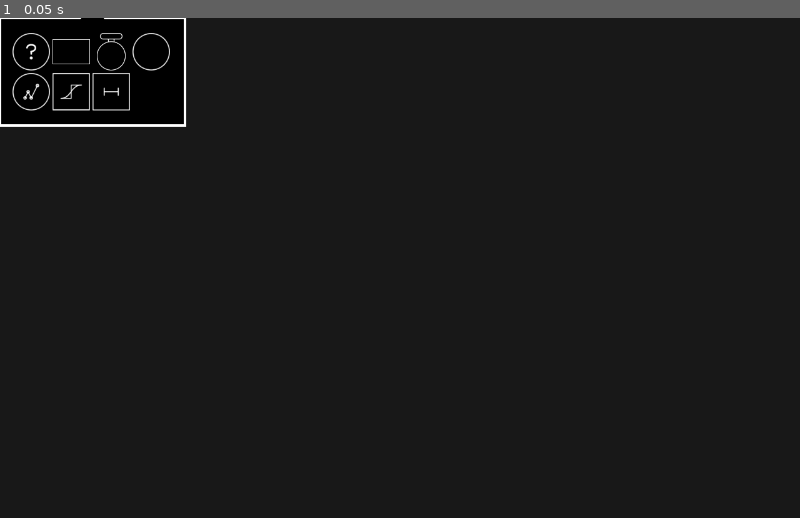
Above: before the commit, frame 1.
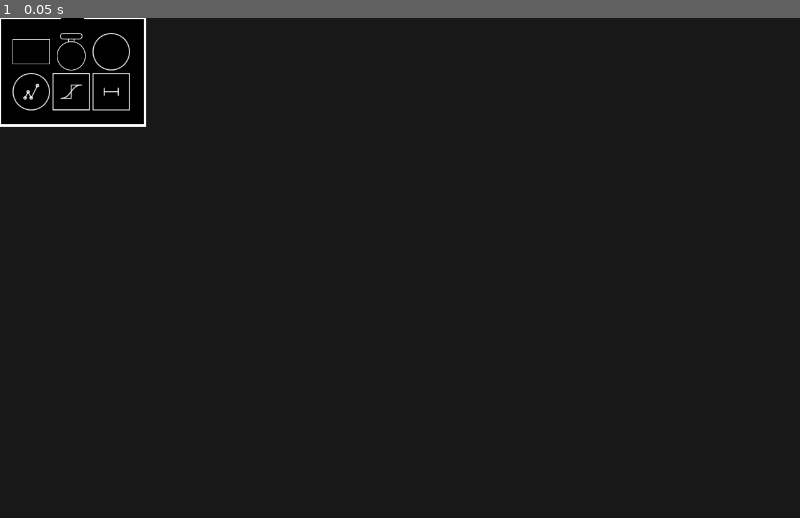
Above: after the commit, the same moment.

Repository: radomirbosak/poietic-playground
Game: Godot game, scene res://gui/object_palette.tscn
Two runs of this game, one before a commit and one after it. Both use one fixed random seed, a clock stepped at 60 frames per second and the inputs below. This scene is started directly instead of the project's main scene.
Inputs:
- Up to frame 1 (0.05 s): no input

The runs differ from the first frame. In frame 1, 0.5% of the frame differs, in the area x 1-24%, y 0-22%.

Commit message:
Created Metamodel global
- moved pictogram loading and query to the metamodel

Diff:
--- a/diagram/diagram_canvas.gd
+++ b/diagram/diagram_canvas.gd
@@ -131,7 +131,7 @@
 
 	# 2. Update all nodes that are in the graph
 	for object in design.all_nodes():
-		var node = existing.get(object.object_id)
+		var node: DiagramNode = existing.get(object.object_id)
 		if node != null:
 			node.update_from(object)
 			existing.erase(object.object_id)
--- a/diagram/diagram_node.gd
+++ b/diagram/diagram_node.gd
@@ -138,9 +138,9 @@
 		add_child(image)
 
 
-	var pinfo = Pictogram.get_pictogram(type_name)
-	image.texture = ImageTexture.create_from_image(pinfo.get_image())
-	shape = pinfo.shape
+	var pictogram: Pictogram = Metamodel.get_pictogram(type_name)
+	image.texture = ImageTexture.create_from_image(pictogram.get_image())
+	shape = pictogram.shape
 	# TODO: Use offset shape, not grow shape.
 	selection_highlight_shape = DiagramGeometry.offset_shape(shape, 6)
 	# collision.shape = shape
--- a/global.gd
+++ b/global.gd
@@ -1,11 +1,4 @@
 extends Node
-
-signal drag_session_started(position: Vector2, item: Variant)
-signal drag_session_entered(position: Vector2)
-signal drag_session_updated(position: Vector2)
-signal drag_session_exited(position: Vector2)
-signal drag_session_ended(position: Vector2)
-signal drag_session_cancelled()
 
 var selection_tool = SelectionTool.new()
 var place_tool = PlaceTool.new()
@@ -19,10 +12,9 @@
 
 func _ready():
 	# Initialize globals here
-	Pictogram.load_pictograms()
+	# Pictogram.load_pictograms()
 	pass
 
 func change_tool(tool: CanvasTool) -> void:
-	print("CHANGE TOOL FROM: ", current_tool.tool_name(), " TO ", tool.tool_name())
 	current_tool = tool
 	tool_changed.emit(tool)
--- a/gui/object_palette.gd
+++ b/gui/object_palette.gd
@@ -28,6 +28,7 @@
 		self.texture_normal = pictogram.get_texture()
 		self.ignore_texture_size = true
 		self.stretch_mode = StretchMode.STRETCH_KEEP_ASPECT_CENTERED
+		self.tooltip_text = pictogram.name
 
 func _ready():
 	call_deferred("update_items")
@@ -37,7 +38,7 @@
 	for child in item_grid.get_children():
 		item_grid.remove_child(child)
 
-	for pictogram in Pictogram._internal_pictograms:
+	for pictogram in Metamodel.get_placeable_pictograms():
 		add_item(pictogram)
 
 func add_item(pictogram: Pictogram):
@@ -45,6 +46,8 @@
 	item.custom_minimum_size = Vector2(60, 60)
 	item.pressed.connect(_on_item_selected.bind(item))
 	item_grid.add_child(item)
+	item_grid.queue_sort()
+	queue_sort()
 	queue_redraw()
 
 func _on_item_selected(item: ObjectPaletteItem):
@@ -69,7 +72,7 @@
 		triangle_side = TriangleSide.RIGHT
 	else:
 		triangle_side = TriangleSide.TOP  # Default
-
+	print("BEFORE: ", position, size)
 	match triangle_side:
 		TriangleSide.TOP:
 			position = callout_position + Vector2(-size.x / 2, +size.y/2 - triangle_height)
@@ -79,6 +82,7 @@
 			position = callout_position + Vector2(0 + triangle_height, - size.y / 2)
 		TriangleSide.RIGHT:
 			position = callout_position + Vector2(-size.x - triangle_height, -size.y / 2)
+	print("AFTER: ", position, size)
 	queue_redraw()
 
 func _draw():
--- a/gui/object_palette.tscn
+++ b/gui/object_palette.tscn
@@ -26,4 +26,4 @@
 [node name="ItemGrid" type="GridContainer" parent="MarginContainer"]
 unique_name_in_owner = true
 layout_mode = 2
-columns = 4
+columns = 3
--- a/project.godot
+++ b/project.godot
@@ -17,8 +17,9 @@
 
 [autoload]
 
+Metamodel="*res://simulation/metamodel.gd"
+GlobalSimulator="*res://simulation/simulator.gd"
 Global="*res://global.gd"
-GlobalSimulator="*res://simulation/simulator.gd"
 
 [debug]
 
--- a/simulation/design_object.gd
+++ b/simulation/design_object.gd
@@ -22,7 +22,8 @@
 	}
 
 	match type_name:
-		"Stock", "Flow", "Auxiliary": structure = StructureType.NODE
+		"Stock", "Flow", "Auxiliary", "GraphicalFunction", "Delay", "Smooth":
+			structure = StructureType.NODE
 		"Fills", "Drains", "Parameter": structure = StructureType.EDGE
 		_: structure = StructureType.UNKNOWN
 
--- /dev/null
+++ b/simulation/metamodel.gd
@@ -0,0 +1,52 @@
+extends Node
+
+const placeable_nodes = ["Stock", "Flow", "Auxiliary", "GraphicalFunction", "Smooth", "Delay"]
+
+var thing: int = 10
+
+static var _all_pictograms: Dictionary = {}
+static var default_pictogram: Pictogram
+
+# Called when the node enters the scene tree for the first time.
+func _ready():
+	_load_pictograms()
+
+func _load_pictograms():
+	# TODO: Adjust the scales based on the rules for the pictogram sizes (not yet defined)
+	var circle = CircleShape2D.new()
+	circle.radius = Pictogram.tile_size / Pictogram.default_image_scale
+	var square = RectangleShape2D.new()
+	square.size = Vector2(Pictogram.tile_size, Pictogram.tile_size)
+	var rectangle = RectangleShape2D.new()
+	rectangle.size = Vector2(Pictogram.tile_size * 3, Pictogram.tile_size * 2)
+	var flow_shape = CircleShape2D.new()
+	flow_shape.radius = Pictogram.tile_size * 0.8
+
+	_all_pictograms.clear()
+
+	default_pictogram = Pictogram.new("Unknown", square)
+	_all_pictograms["default"] = default_pictogram
+	var pictograms: Array[Pictogram]= [
+		Pictogram.new("Stock", rectangle),
+		Pictogram.new("Flow", flow_shape),
+		Pictogram.new("Auxiliary", circle),
+		Pictogram.new("GraphicalFunction", circle),
+		Pictogram.new("Smooth", square),
+		Pictogram.new("Delay", square)
+	]
+	for pictogram in pictograms:
+		_all_pictograms[pictogram.name] = pictogram
+
+func get_placeable_pictograms() -> Array[Pictogram]:
+	var result: Array[Pictogram]
+	for name in placeable_nodes:
+		result.append(get_pictogram(name))
+	return result
+
+static func get_pictogram(name: String) -> Pictogram:
+	var pictogram = _all_pictograms[name]
+	if pictogram:
+		return pictogram
+	else:
+		push_warning("Unknown pictogram: ", name)
+		return default_pictogram
--- a/simulation/pictogram.gd
+++ b/simulation/pictogram.gd
@@ -6,39 +6,6 @@
 var name: String
 var shape: Shape2D
 var svg_buffer: PackedByteArray
-
-static var _internal_pictograms: Array[Pictogram] = []
-static var default: Pictogram
-
-static func load_pictograms():
-	# TODO: Adjust the scales based on the rules for the pictogram sizes (not yet defined)
-	var circle = CircleShape2D.new()
-	circle.radius = tile_size / default_image_scale
-	var square = RectangleShape2D.new()
-	square.size = Vector2(tile_size, tile_size)
-	var rectangle = RectangleShape2D.new()
-	rectangle.size = Vector2(tile_size * 3, tile_size * 2)
-	var flow_shape = CircleShape2D.new()
-	flow_shape.radius = tile_size * 0.8
-
-	_internal_pictograms.clear()
-	Pictogram.default = Pictogram.new("Unknown", square)
-	_internal_pictograms.append(Pictogram.default)
-	_internal_pictograms.append(Pictogram.new("Stock", rectangle))
-	_internal_pictograms.append(Pictogram.new("Flow", flow_shape))
-	_internal_pictograms.append(Pictogram.new("Auxiliary", circle))
-	_internal_pictograms.append(Pictogram.new("GraphicalFunction", circle))
-	_internal_pictograms.append(Pictogram.new("Smooth", square))
-	_internal_pictograms.append(Pictogram.new("Delay", square))
-
-static func get_pictogram(name: String) -> Pictogram:
-	if _internal_pictograms.is_empty():
-		load_pictograms()
-
-	for picto in _internal_pictograms:
-		if picto.name == name:
-			return picto
-	return Pictogram.default
 
 func _init(name: String, shape: Shape2D):
 	self.name = name
